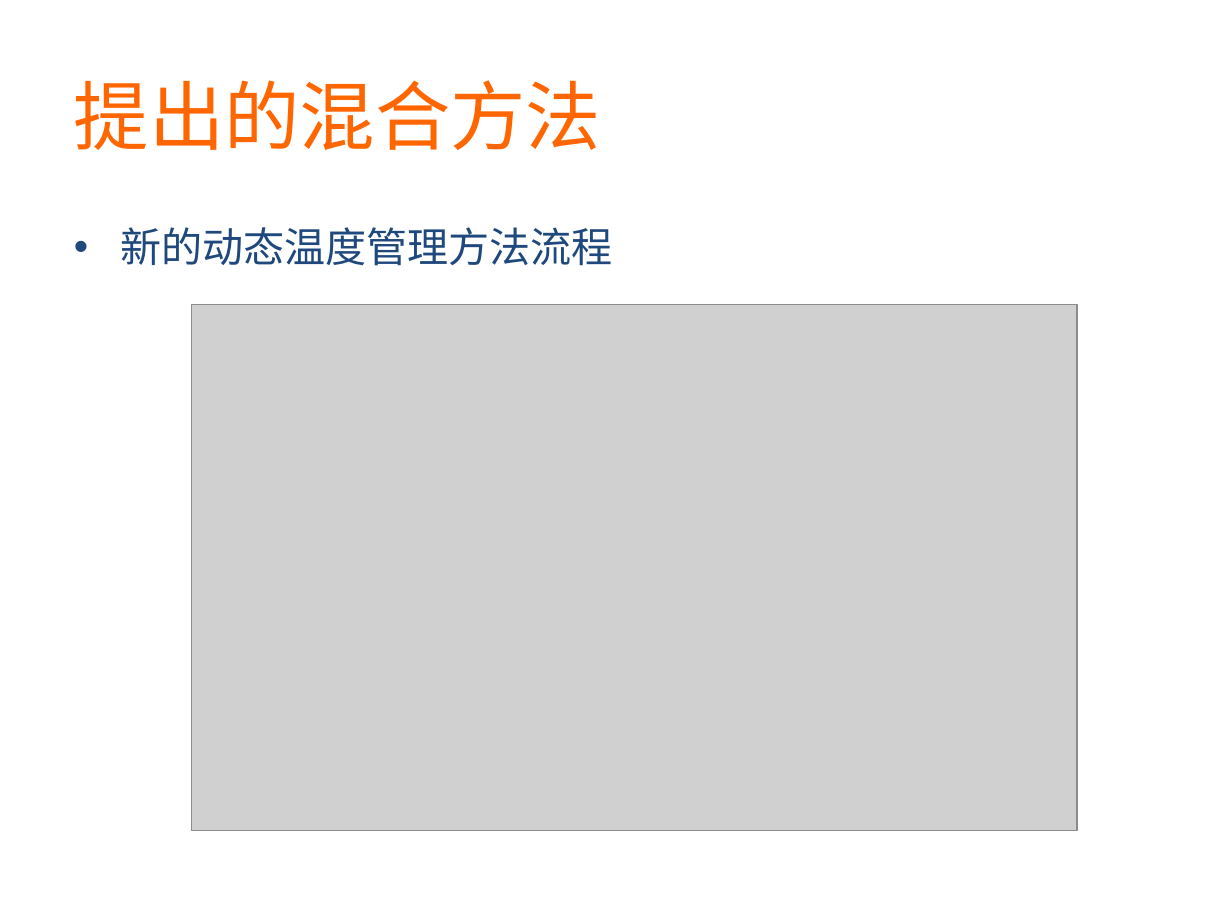
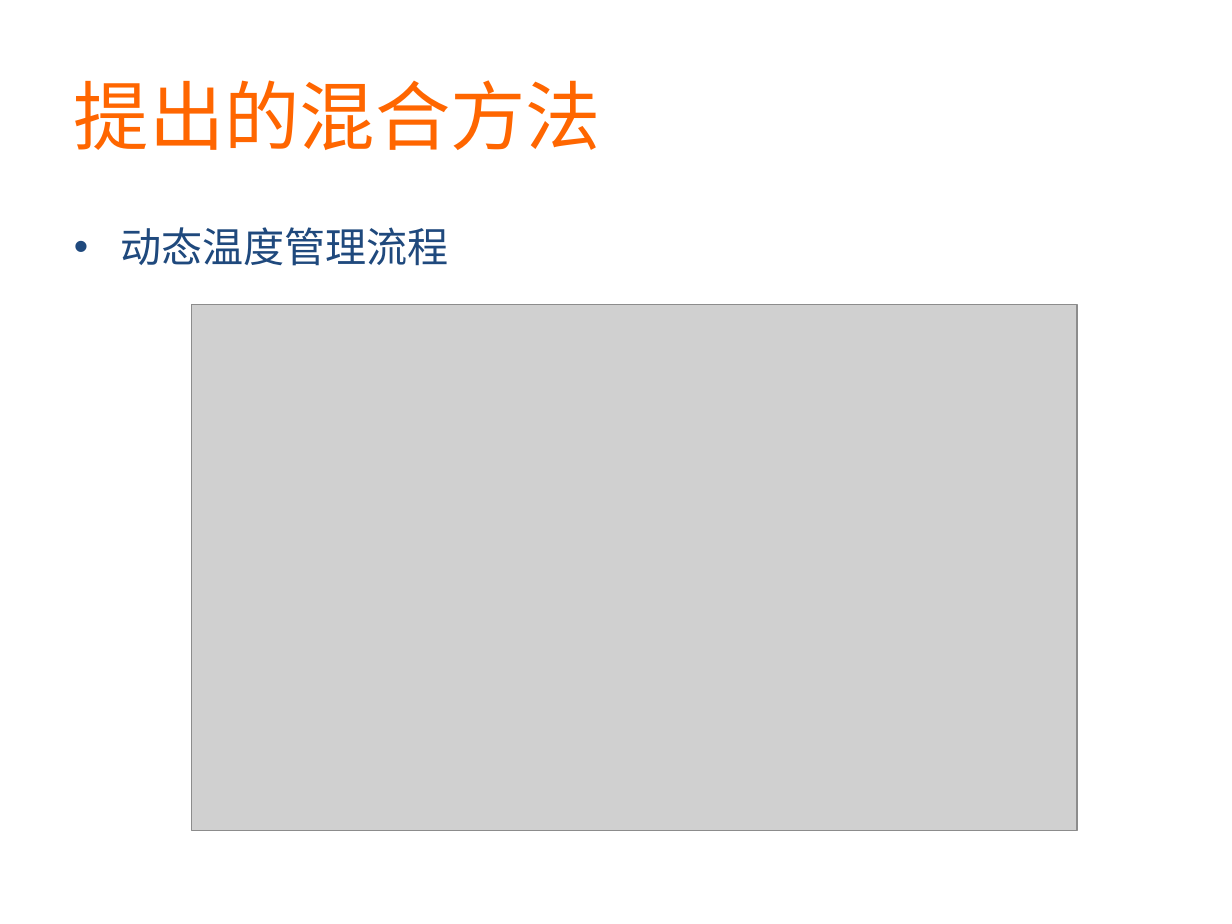
Before and after one commit to martian9/xin-yuan-houqin, a slide deck: slide 7 of ppt/majian.pptx. Drawn at 1232x924 pixels with LibreOffice and Linux fonts; fonts in the diff are those of the drawing; grey boxes stand for pictures. Boxes give left, top, right and bottom in pixels: in the first picture for what was removed or moved away, otherwise in the second. Text is boxed around its words. In the diff, an @@ line names an element or a change of style, - is before the commit and + after.

Commit message:
mod ppt

```diff
--- a/ppt/majian.pptx
+++ b/ppt/majian.pptx
@@ text at [120, 227, 449, 266]: text changed @@
-• 新的动态温度管理方法流程
+• 动态温度管理流程
```
